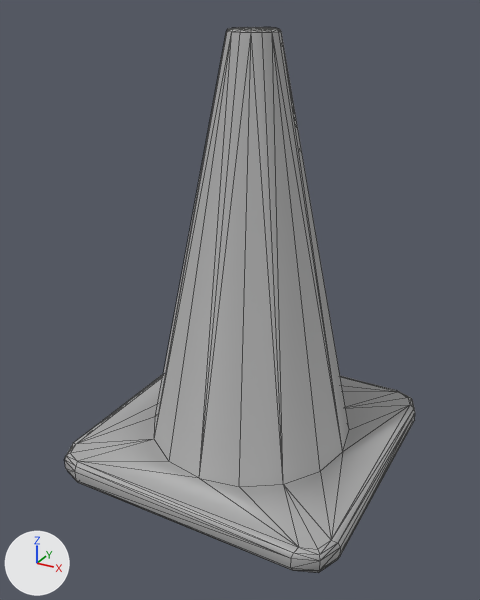
The FBX model Assets/3D MODELS/Obstáculos/Cono/ConoObstacle.fbx, before and after one commit.
Before and after are seen from a camera (50 mm lens) standing at (2.387, -4.545, 3.664) and looking at (-0.025, -0.158, 1.47). Arrows for +X, +Y and +Z are at lower left; the lights stay in place. The first picture is the older version. Mesh edges are drawn as thin lines. Where no turn or scale is listed for an object, it has been applied to the vertices.

The first picture shows 'LP_TrafficCone_v0.4'.
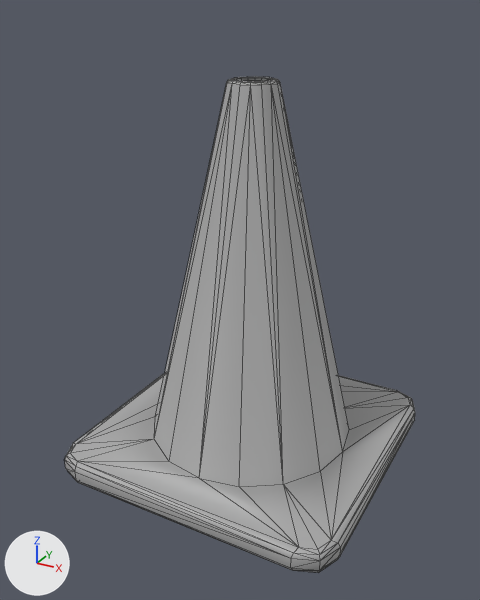
The change, as a list of edits to the scene's bpy script:
```text
Change me_mesh:
    used by ob_lp_trafficcone_v0_4; location = (0.0, 0.0, 1.759)
    remove me_mesh.from_pydata(...)  # 168 vertices, 336 faces; spans x -1.25..1.25, y -1.25..1.25, z -1.77..1.77
    add me_mesh.from_pydata(...)  # 168 vertices, 336 faces; spans x -1.25..1.25, y -1.25..1.25, z -1.77..1.43
    me_mesh part 1: all 64 vertices in x -0.2..0.2, y -0.2..0.2, z 1.75..1.77 are moved by (0.0, 0.0, -0.35)
```

Changed parts and their boxes (x1, y1, x2, y2) in the pictures (480 x 600 px; the box of a moved part takes in the faces that stretch with it):
'LP_TrafficCone_v0.4', reshaped (9% shorter)
    before: (65, 27, 415, 573)
    after: (65, 77, 415, 573)
part 1 of me_mesh, moved or reshaped
    before: (155, 27, 347, 470)
    after: (155, 77, 347, 470)
